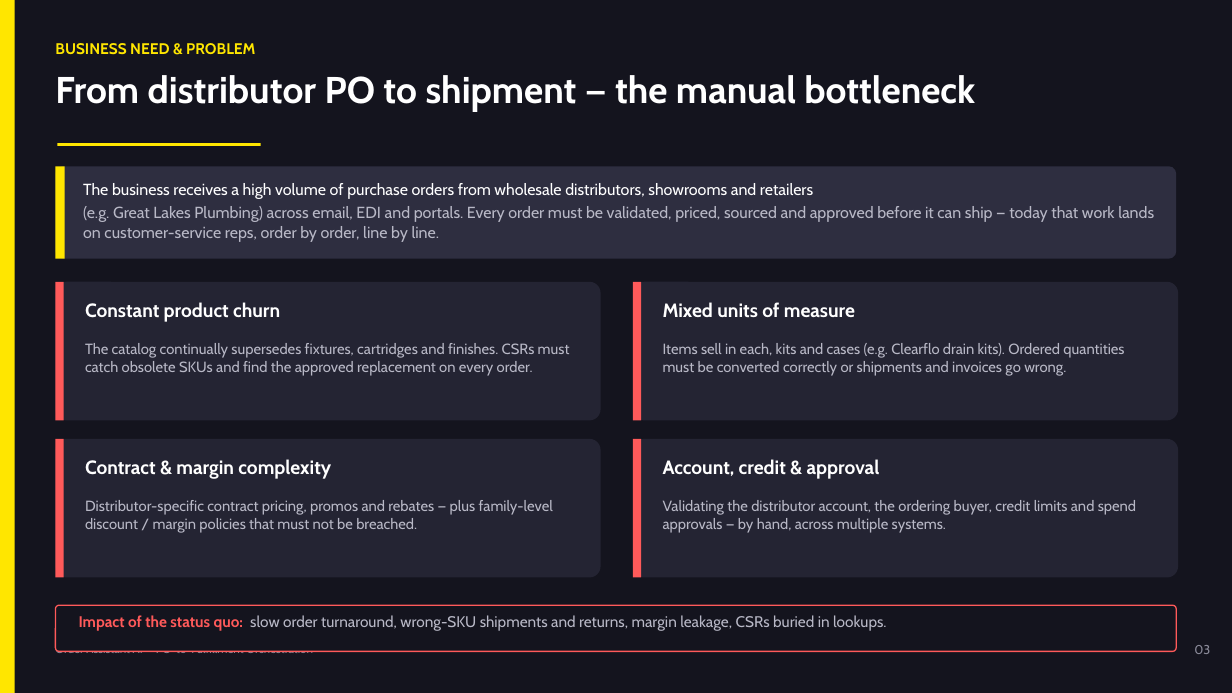
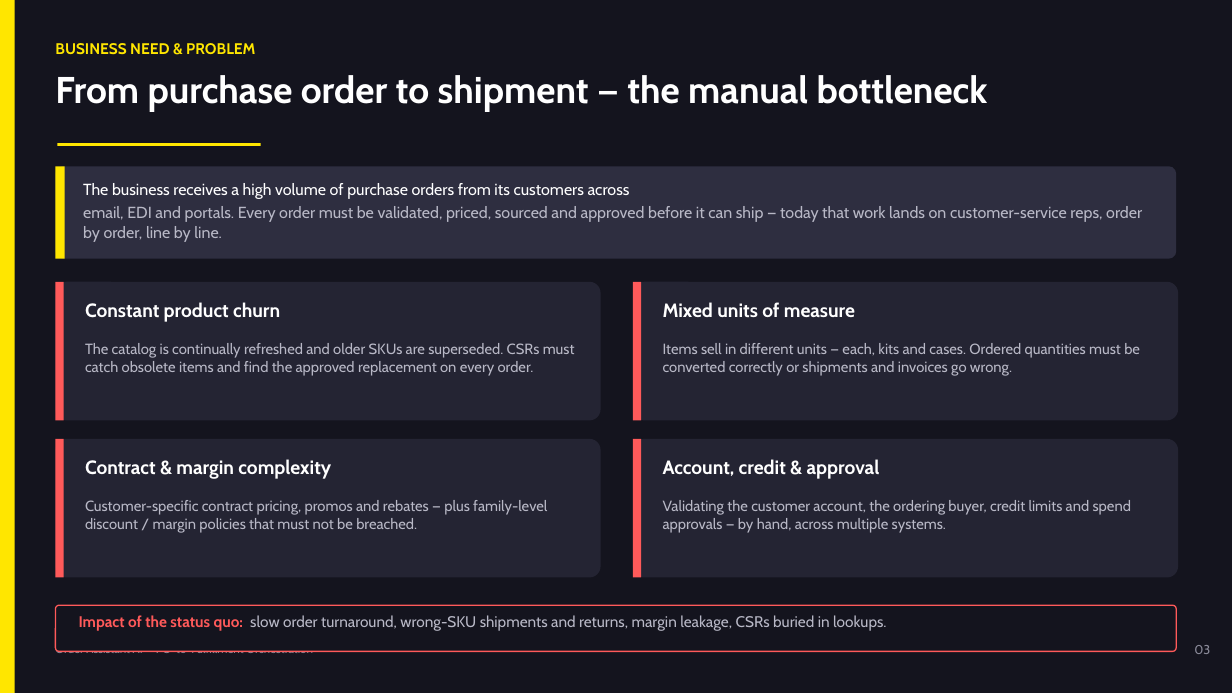
Before and after one commit to sanjayk-ey/pofullfilmentpoc, a slide deck: slide 3 of demo/PO-Fulfillment-Orchestration-Architecture.pptx. Drawn at 1232x693 pixels with LibreOffice and Linux fonts; fonts in the diff are those of the drawing. Boxes give left, top, right and bottom in pixels: in the first picture for what was removed or moved away, otherwise in the second. Text is boxed around its words. In the diff, an @@ line names an element or a change of style, - is before the commit and + after.

```diff
--- a/demo/PO-Fulfillment-Orchestration-Architecture.pptx
+++ b/demo/PO-Fulfillment-Orchestration-Architecture.pptx
@@ text at (x1=55, y1=75, x2=988, y2=112): text changed @@
-From distributor PO to shipment — the manual bottleneck
+From purchase order to shipment — the manual bottleneck
@@ text at (x1=83, y1=183, x2=1142, y2=242): text changed @@
-The business receives a high volume of purchase orders from wholesale distributors, showrooms and retailers
-(e.g. Great Lakes Plumbing) across email, EDI and portals. Every order must be validated, priced, sourced and approved before it can ship — today that work lands on customer-service reps, order by order, line by line.
+The business receives a high volume of purchase orders from its customers across
+email, EDI and portals. Every order must be validated, priced, sourced and approved before it can ship — today that work lands on customer-service reps, order by order, line by line.
@@ text at (x1=85, y1=343, x2=575, y2=376): text changed @@
-The catalog continually supersedes fixtures, cartridges and finishes. CSRs must catch obsolete SKUs and find the approved replacement on every order.
+The catalog is continually refreshed and older SKUs are superseded. CSRs must catch obsolete items and find the approved replacement on every order.
@@ text at (x1=663, y1=343, x2=1140, y2=376): text changed @@
-Items sell in each, kits and cases (e.g. Clearflo drain kits). Ordered quantities must be converted correctly or shipments and invoices go wrong.
+Items sell in different units — each, kits and cases. Ordered quantities must be converted correctly or shipments and invoices go wrong.
@@ text at (x1=85, y1=500, x2=547, y2=533): text changed @@
-Distributor-specific contract pricing, promos and rebates — plus family-level discount / margin policies that must not be breached.
+Customer-specific contract pricing, promos and rebates — plus family-level discount / margin policies that must not be breached.
@@ text at (x1=663, y1=500, x2=1131, y2=533): text changed @@
-Validating the distributor account, the ordering buyer, credit limits and spend approvals — by hand, across multiple systems.
+Validating the customer account, the ordering buyer, credit limits and spend approvals — by hand, across multiple systems.
```
Also in this commit, not shown: 3 other slides changed, 1 other file.
